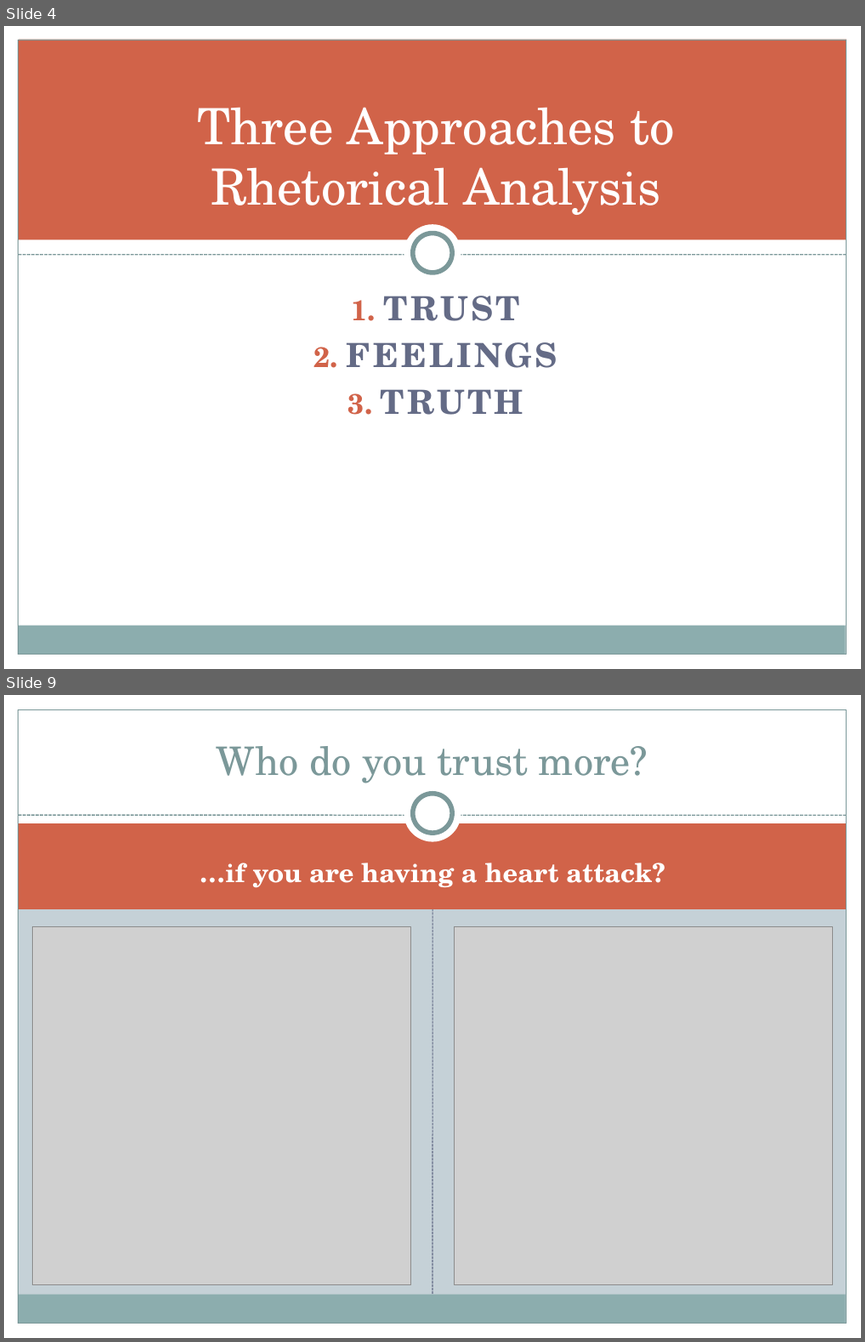
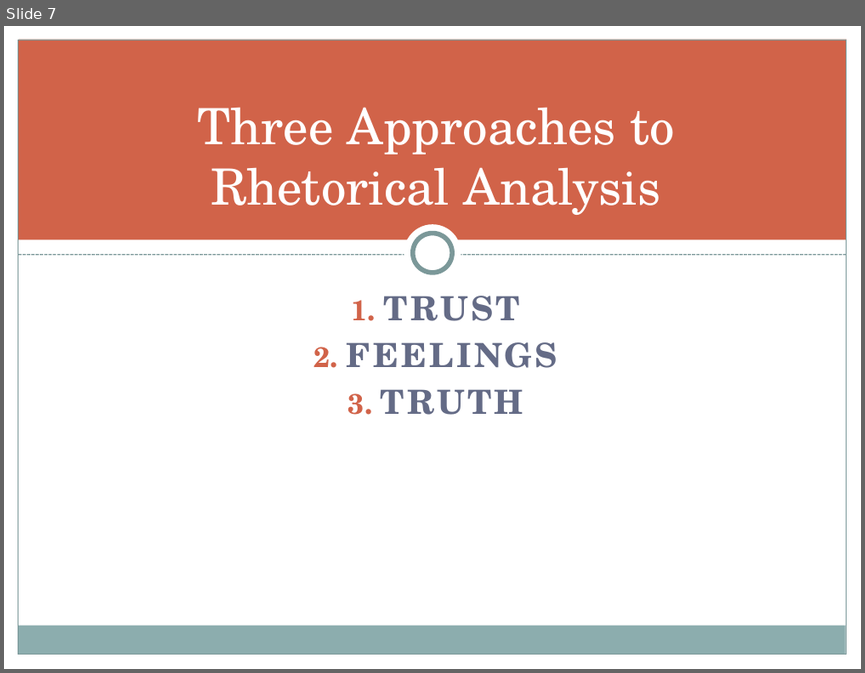
Before and after one commit to halperta/halperta.github.io, a slide deck: rhe306-spring2014/documents/ethosLecture.pptx. Shown one above the other, each under a label of ours: slides 4 and 9 before the commit, slide 7 after it; the slides between them are not shown. The pictures are 865x1342 and 865x673 pixels, drawn with LibreOffice and Linux fonts; fonts in the diff are those of the drawing; grey boxes stand for pictures. Boxes give left, top, right and bottom in pixels: in the first picture for what was removed or moved away, otherwise in the second. Text is boxed around its words. In the diff, an @@ line names an element or a change of style, - is before the commit and + after.

```diff
--- a/rhe306-spring2014/documents/ethosLecture.pptx
+++ b/rhe306-spring2014/documents/ethosLecture.pptx
@@ slide 9 removed at (4, 695, 861, 1338), background #C5D1D7; not listed: 3 template elements that a slide beside it also shows @@
@@ rectangle removed at (4, 695, 861, 830) @@
@@ rectangle removed at (4, 695, 18, 1338) @@
@@ rectangle removed at (846, 695, 861, 1338) @@
@@ title removed at (216, 746, 647, 783) @@
-Who do you trust more?
@@ ellipse removed at (404, 785, 461, 842) @@
@@ ellipse removed at (413, 794, 452, 833) @@
@@ line removed from (18, 815) to (846, 815) @@
@@ rectangle removed at (18, 823, 846, 909) @@
@@ text removed at (200, 862, 664, 888) @@
-…if you are having a heart attack?
@@ line removed from (432, 1294) to (432, 902) @@
@@ picture removed at (32, 926, 411, 1285) @@
@@ picture removed at (454, 926, 833, 1285) @@
@@ what was slide 4 is now slide 7 @@
```
Also in this commit, not shown: 2 slides changed, 12 slides added, 7 other slides removed, 2 other files.
